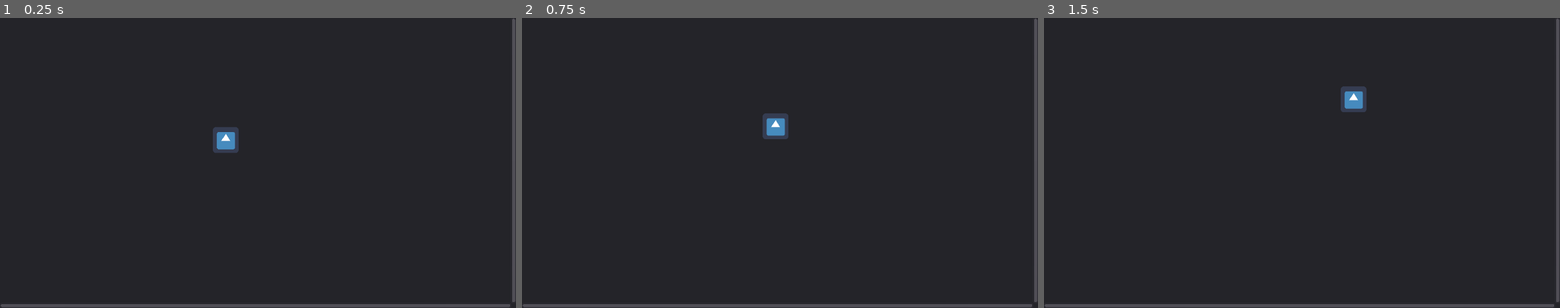
Above: before the commit, frames 1-3 (left to right).
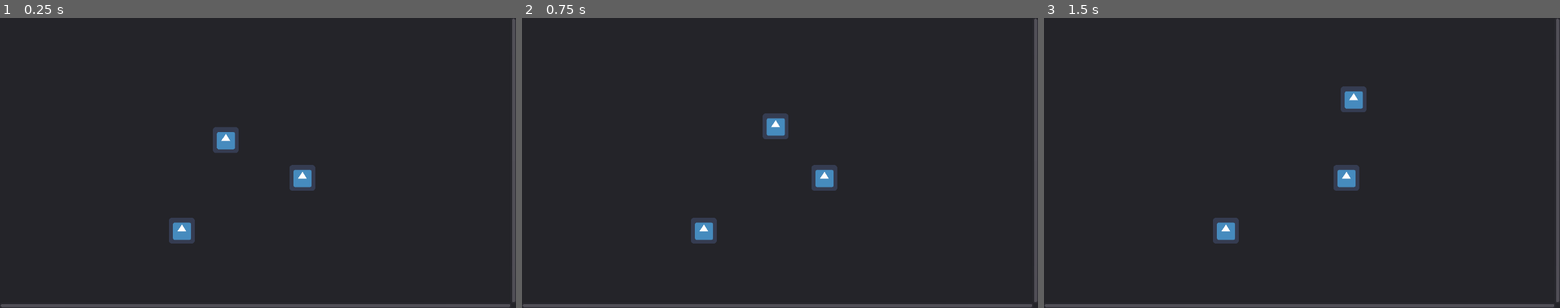
Above: after the commit, the same moments.

Repository: mrinsomnia/BetterGraph
Game: Godot game, scene res://GraphNodeEditor/GraphNodeEditor.tscn
Same seed, same stepped clock (60 frames per second), same inputs: the game is played once before the commit and once after it. The engine's default icon, where the game draws it, is replaced by a stand-in: a white triangle on a blue panel in a dark square.
Inputs (mouse positions are in pixels of both pictures, inside the frame that each line leads up to):
- Up to frame 1 (0.25 s): no input
- Up to frame 2 (0.75 s): tap Enter at 0.5 s; drag from (749, 139) to (831, 99) at 0.52 s
- Up to frame 3 (1.5 s): tap Space at 1.25 s; drag from (1198, 177) to (1276, 221) at 1.27 s

The runs differ from the first frame. In frame 1, 0.9% of the frame differs, in the area x 32-62%, y 50-78%; in frame 2, 0.9%; in frame 3, 0.9%.

Commit message:
Extend board and position units

Diff:
--- a/GraphNodeEditor/GraphNodeEditor.gd
+++ b/GraphNodeEditor/GraphNodeEditor.gd
@@ -4,7 +4,9 @@
 onready var vScroll: = $VScrollBar
 onready var board: = $Board
 
-var unitList:Dictionary
+var unitDictionary:Dictionary
+var unitList:Array
+var isDragged: = false
 
 func _ready()->void:
 # warning-ignore:return_value_discarded
@@ -12,6 +14,19 @@
 # warning-ignore:return_value_discarded
 	vScroll.connect("scrolling", self, "VScrolling")
 	UpdateScrollBars()
+
+func _gui_input(event:InputEvent)->void:
+	if event is InputEventMouseButton:
+		if event.button_index == 3:
+			if event.pressed && !isDragged:
+				isDragged = true
+			if !event.pressed && isDragged:
+				isDragged = false
+	elif event is InputEventMouseMotion && isDragged:
+		hScroll.value -= event.relative.x
+		vScroll.value -= event.relative.y
+		HScrolling()
+		VScrolling()
 
 func UpdateScrollBars()->void:
 	#yield(get_tree(), "idle_frame")
@@ -29,10 +44,34 @@
 	board.rect_position.y = -vScroll.value
 
 func AddUnit(unit:Node)->void:
-	unitList[unit.name] = unit
+	unitDictionary[unit.name] = unit
+	unitList.append(unit)
 
 func RemoveUnit(unit:Node)->void:
-	unitList.erase(unit.name)
+# warning-ignore:return_value_discarded
+	unitDictionary.erase(unit.name)
+	unitList.clear()
+	for k in unitDictionary.keys():
+		unitList.append(unitDictionary[k])
+
+func MoveUnits(offset:Vector2)->void:
+	for unit in unitList:
+		unit.rect_position += offset
 
 func UnitChanged(pos:Vector2, size:Vector2)->void:
-	print(pos, ' ', size)
+	if pos.x + size.x > board.rect_size.x:
+		board.rect_size.x = pos.x + size.x
+
+	if pos.y + size.y > board.rect_size.y:
+		board.rect_size.y = pos.y + size.y
+
+	if pos.x < 0.0:
+		board.rect_size.x += -pos.x
+		MoveUnits(Vector2(-pos.x, 0.0))
+
+	if pos.y < 0.0:
+		board.rect_size.y += -pos.y
+		MoveUnits(Vector2(0.0, -pos.y))
+
+
+	UpdateScrollBars()
--- a/GraphNodeEditor/GraphNodeEditor.tscn
+++ b/GraphNodeEditor/GraphNodeEditor.tscn
@@ -15,6 +15,7 @@
 [node name="Board" type="Panel" parent="."]
 anchor_right = 1.0
 anchor_bottom = 1.0
+mouse_filter = 2
 __meta__ = {
 "_edit_use_anchors_": false
 }
@@ -24,6 +25,22 @@
 margin_top = 270.769
 margin_right = 592.083
 margin_bottom = 334.769
+texture = ExtResource( 2 )
+script = ExtResource( 3 )
+
+[node name="TextureRect2" type="TextureRect" parent="Board"]
+margin_left = 718.126
+margin_top = 364.949
+margin_right = 782.126
+margin_bottom = 428.949
+texture = ExtResource( 2 )
+script = ExtResource( 3 )
+
+[node name="TextureRect3" type="TextureRect" parent="Board"]
+margin_left = 418.766
+margin_top = 496.129
+margin_right = 482.766
+margin_bottom = 560.129
 texture = ExtResource( 2 )
 script = ExtResource( 3 )
 
